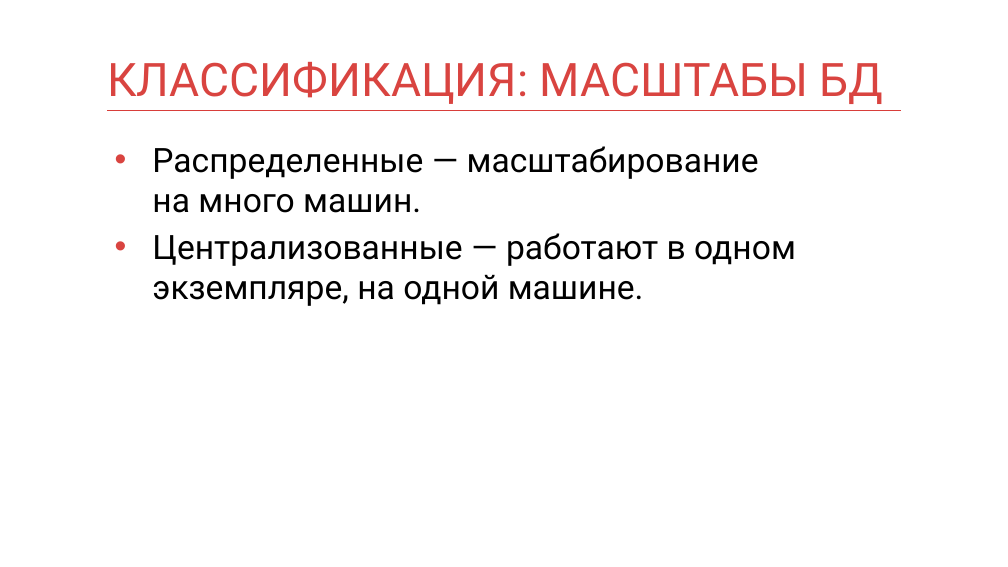
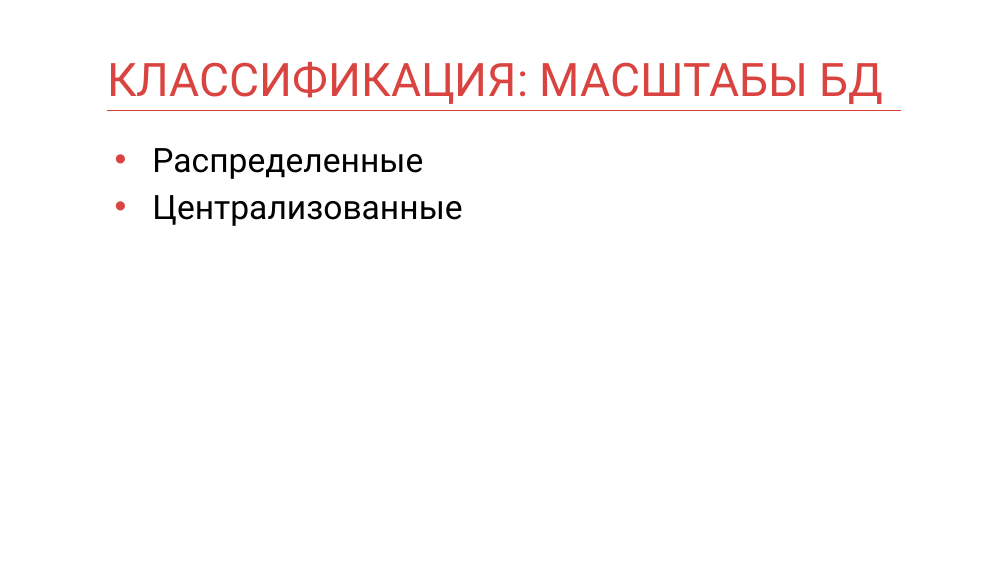
Before and after one commit to mnenorm74/web-game, a slide deck: slide 6 of db.pptx. Drawn at 1008x567 pixels with LibreOffice and Linux fonts; fonts in the diff are those of the drawing. Boxes give left, top, right and bottom in pixels: in the first picture for what was removed or moved away, otherwise in the second. Text is boxed around its words. In the diff, an @@ line names an element or a change of style, - is before the commit and + after.

```diff
--- a/db.pptx
+++ b/db.pptx
@@ text at bbox=[152, 148, 462, 226]: text changed @@
-• Распределенные — масштабирование на много машин.
-• Централизованные — работают в одном экземпляре, на одной машине.
+• Распределенные
+• Централизованные
```
Also in this commit, not shown: 23 other slides changed, 13 slides added, 9 slides removed, 1 other file.
